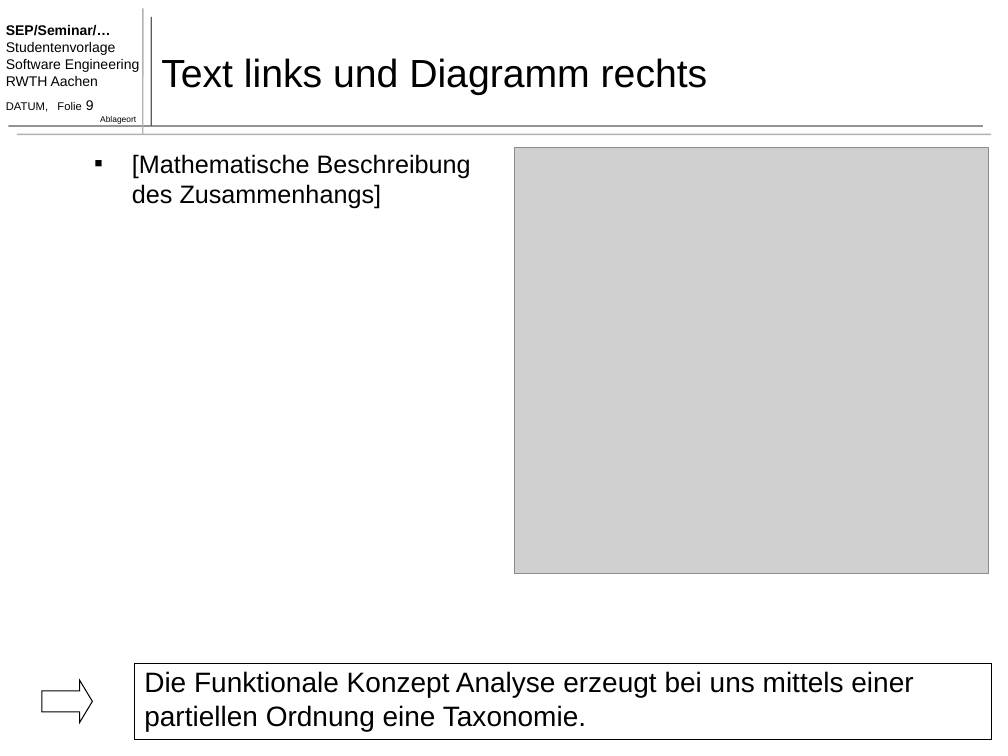
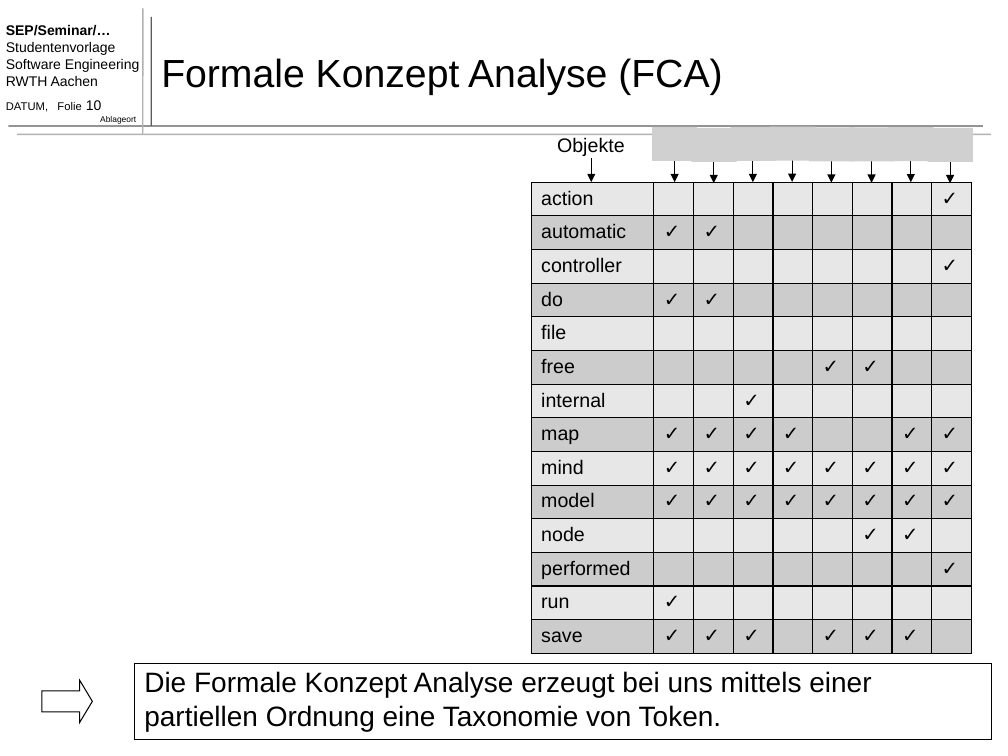
Before and after one commit to TimoBergerbusch/feature-location-techniques, a slide deck: slide 10 of Feature Location Techniques - Präsentation.pptx (slide 9 before the commit). Drawn at 1008x756 pixels with LibreOffice and Linux fonts; fonts in the diff are those of the drawing; grey boxes stand for pictures. Boxes give left, top, right and bottom in pixels: in the first picture for what was removed or moved away, otherwise in the second. Text is boxed around its words. In the diff, an @@ line names an element or a change of style, - is before the commit and + after.

```diff
--- a/Feature Location Techniques - Präsentation.pptx
+++ b/Feature Location Techniques - Präsentation.pptx
@@ title at [161,58,722,95]: text changed @@
-Text links und Diagramm rechts
+Formale Konzept Analyse (FCA)
@@ text at [6,100,102,112]: text changed @@
-DATUM, Folie 9
+DATUM, Folie 10
@@ picture removed at [514,148,988,574] @@
@@ group added at [557,127,973,183]: 9 arrows, 8 pictures, 1 text @@
+Objekte
@@ text removed at [132,154,471,208] @@
-▪ [Mathematische Beschreibung des Zusammenhangs]
@@ table added at [531,182,969,653], 14 rows, 9 columns @@
+action |  |  |  |  |  |  |  | ✓
+automatic | ✓ | ✓ |  |  |  |  |  | 
+controller |  |  |  |  |  |  |  | ✓
+do | ✓ | ✓ |  |  |  |  |  | 
+file |  |  |  |  |  |  |  | 
+free |  |  |  |  | ✓ | ✓ |  | 
+internal |  |  | ✓ |  |  |  |  | 
+map | ✓ | ✓ | ✓ | ✓ |  |  | ✓ | ✓
+mind | ✓ | ✓ | ✓ | ✓ | ✓ | ✓ | ✓ | ✓
+model | ✓ | ✓ | ✓ | ✓ | ✓ | ✓ | ✓ | ✓
+node |  |  |  |  |  | ✓ | ✓ | 
+performed |  |  |  |  |  |  |  | ✓
+run | ✓ |  |  |  |  |  |  | 
+save | ✓ | ✓ | ✓ |  | ✓ | ✓ | ✓ | 
@@ text at [144,671,871,731]: text changed @@
-Die Funktionale Konzept Analyse erzeugt bei uns mittels einer partiellen Ordnung eine Taxonomie.
+Die Formale Konzept Analyse erzeugt bei uns mittels einer partiellen Ordnung eine Taxonomie von Token.
```
Also in this commit, not shown: 8 other slides changed, 2 slides added.
